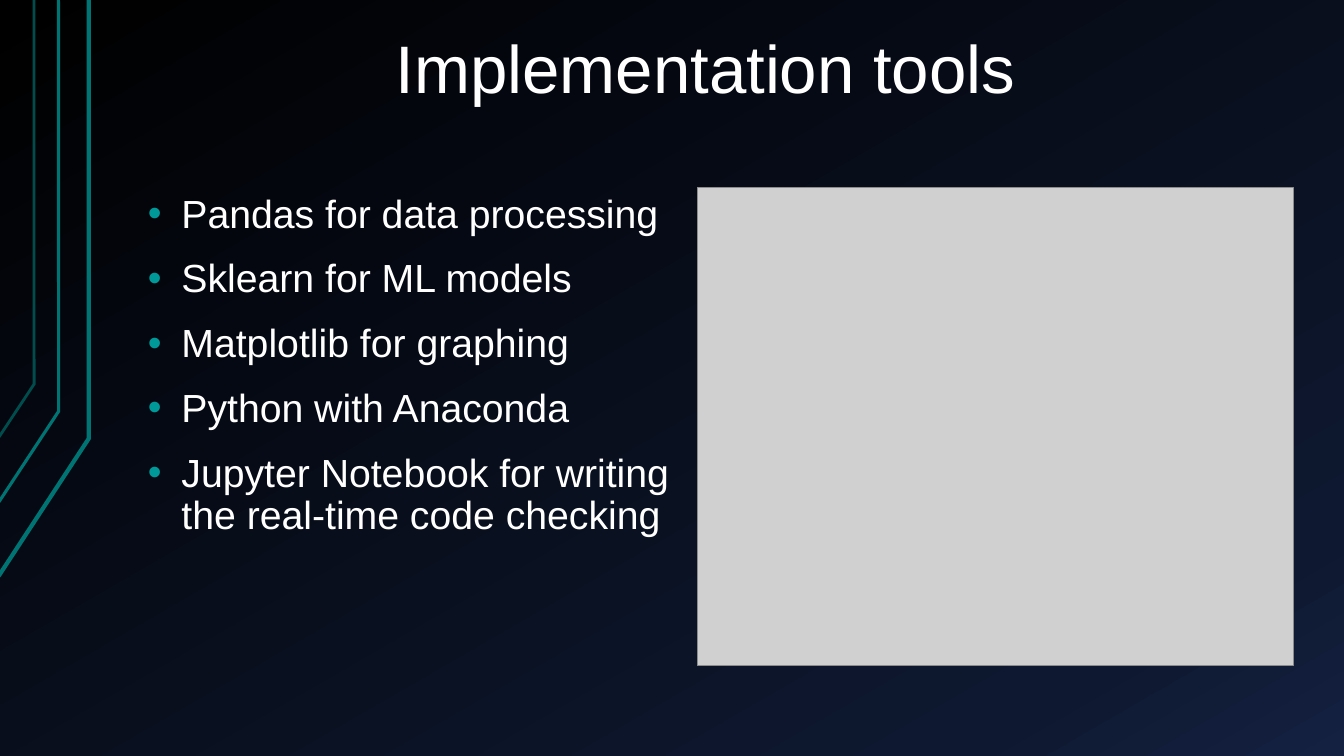
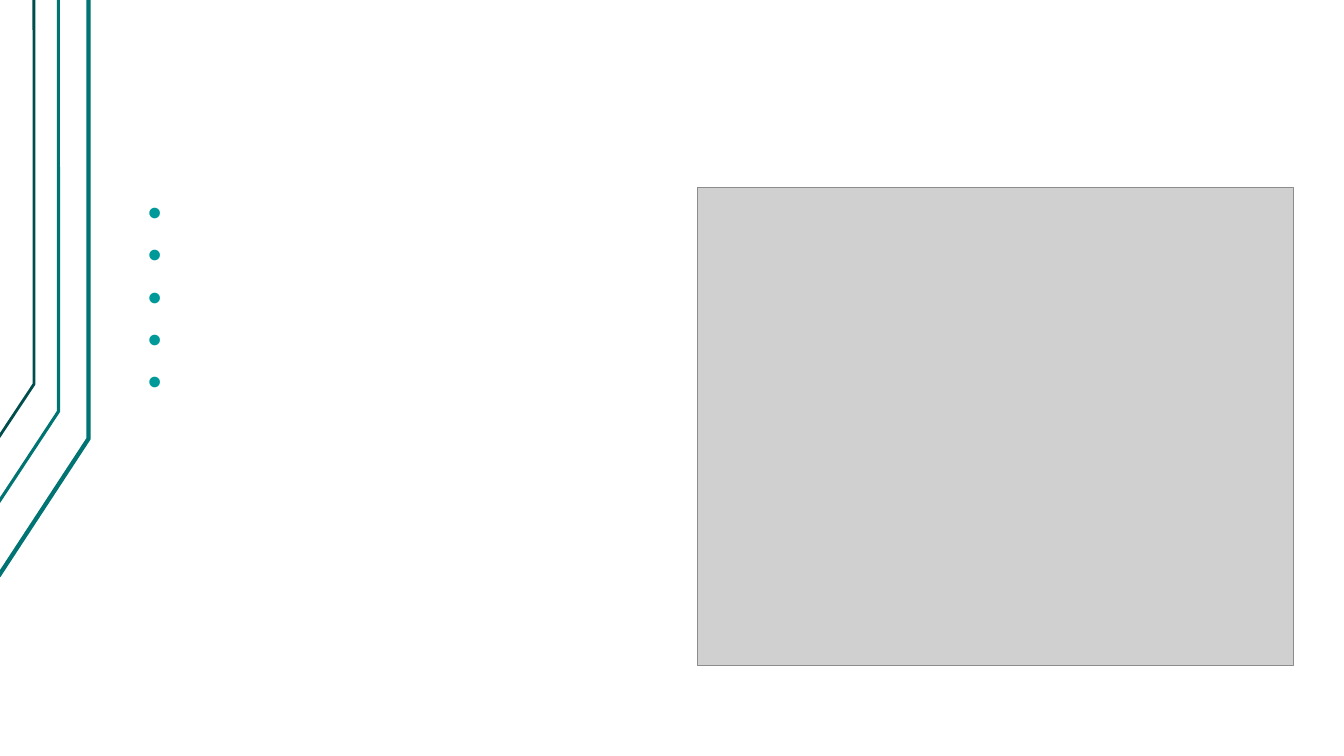
Before and after one commit to Alfons0329/Machine_Learning_Fall_2017, a slide deck: slide 3 of Final_proj/Presentation.pptx. Drawn at 1344x756 pixels with LibreOffice and Linux fonts; fonts in the diff are those of the drawing; grey boxes stand for pictures. Boxes give left, top, right and bottom in pixels: in the first picture for what was removed or moved away, otherwise in the second. Text is boxed around its words. In the diff, an @@ line names an element or a change of style, - is before the commit and + after.

```diff
--- a/Final_proj/Presentation.pptx
+++ b/Final_proj/Presentation.pptx
@@ background gradient #000000 to #0F1931 to #142242 to #FFFFFF @@
@@ freeform shape at [0,0,89,576]: outline redrawn @@
@@ freeform shape at [0,0,58,503]: outline #007373 2.25 pt to #007373 2.24 pt @@
@@ freeform shape at [0,0,34,438]: outline #007373 2 pt to #004D4D 2 pt @@
@@ title removed at [395,44,1015,106] @@
-Implementation tools
@@ text removed at [181,199,669,537] @@
-• Pandas for data processing
-• Sklearn for ML models
-• Matplotlib for graphing
-• Python with Anaconda
-• Jupyter Notebook for writing the real-time code checking
```
Also in this commit, not shown: 28 other slides changed, 4 other files.
